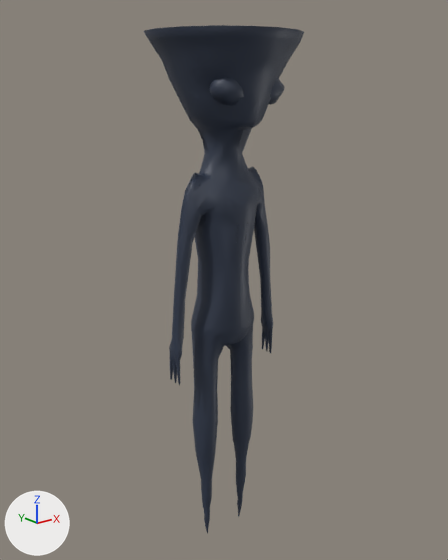
The glTF model sketches/swarm/lo.glb as it was, and as the next commit left it.
One viewpoint serves both versions: a 50 mm camera at (-5.69, -7.13, 2.45) aimed at (0.09, 0.1, -0.44). The lights are fixed; the arrows at lower left show +X, +Y and +Z. The first picture is the older version. Where no turn or scale is listed for an object, it has been applied to the vertices.

The first picture shows 'low'.
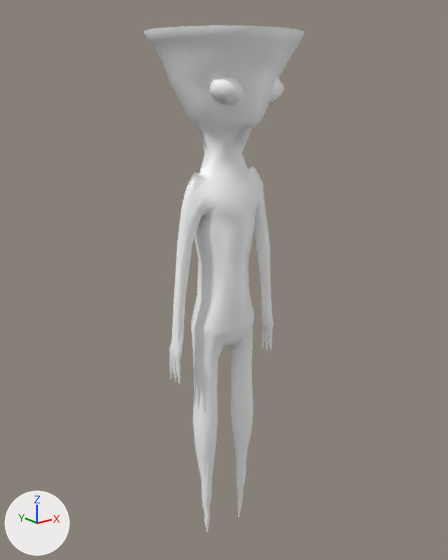
What differs and where, as boxes (x1, y1, x2, y2) in the pictures (448 x 560 px):
'low', recoloured (black to grey): (144, 25, 304, 534) in both

The change, as a list of edits to the scene's bpy script:
```text
Add mat_defaultmaterial:
    mat_defaultmaterial = bpy.data.materials.new('DefaultMaterial')
    mat_defaultmaterial.use_nodes = True; mat_defaultmaterial.node_tree.nodes.clear()
    _N = mat_defaultmaterial.node_tree.nodes; _L = mat_defaultmaterial.node_tree.links
    n0 = _N.new('ShaderNodeOutputMaterial'); n0.name = 'Material Output'
    n1 = _N.new('ShaderNodeBsdfPrincipled'); n1.name = 'Principled BSDF'
    n2 = _N.new('ShaderNodeVertexColor'); n2.name = 'Color Attribute'
    _L.new(n1.outputs[0], n0.inputs[0])  # 'BSDF' to 'Surface'
    _L.new(n2.outputs[0], n1.inputs[0])  # 'Color' to 'Base Color'
Change me_cylinder_007:
    where me_cylinder_007.from_pydata(...)  # 1366 vertices, 2666 faces; spans x -1.1..1.1, y -1.1..1.09, z -4.9..3.14
    remove me_cylinder_007.materials.append(mat_body_002)
    add me_cylinder_007.materials.append(mat_defaultmaterial)
```
